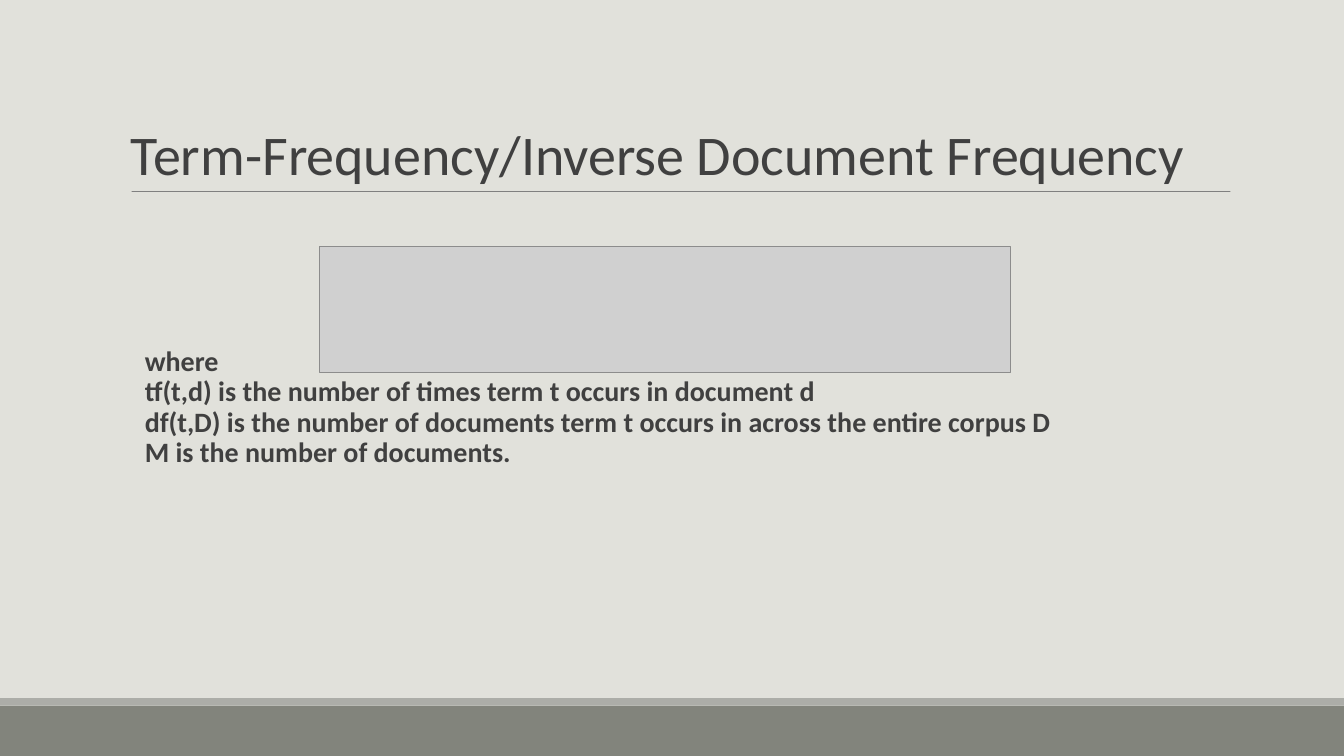
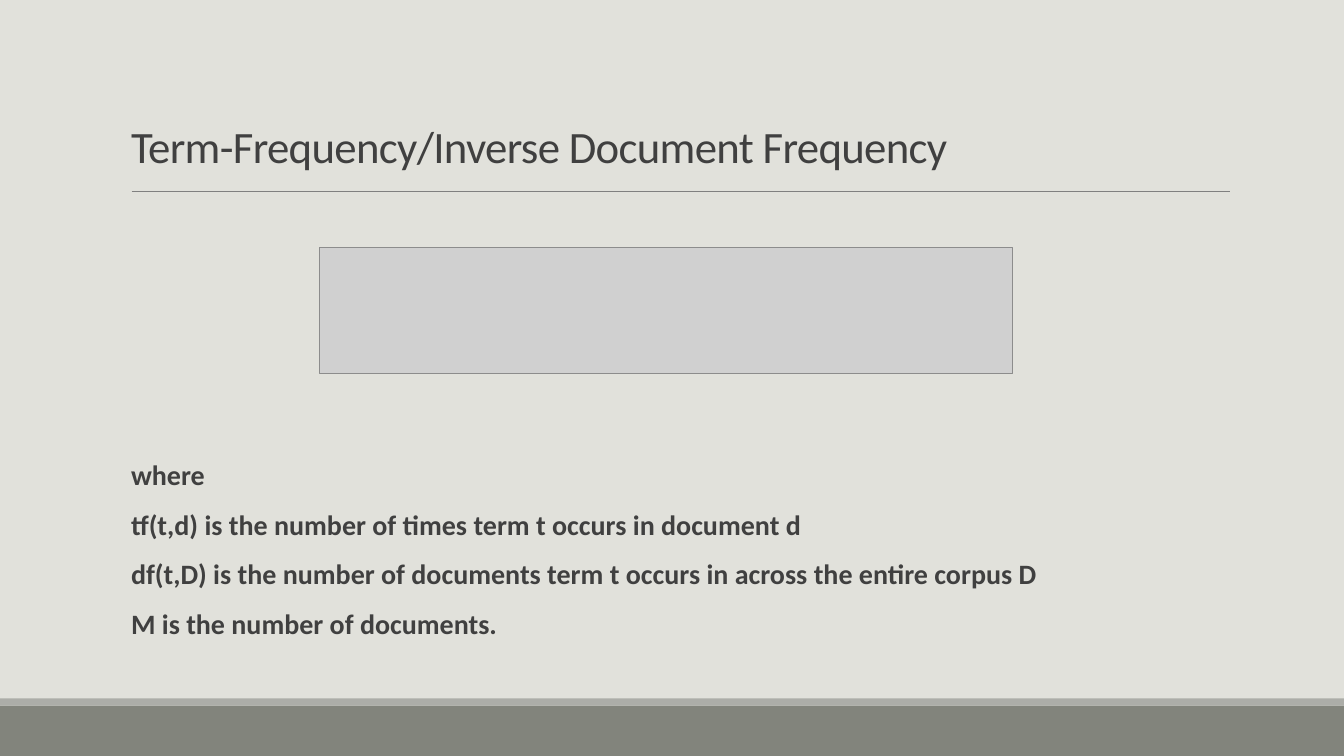
Before and after one commit to bmtober/ec4747-alt, a slide deck: slide 23 of presentation/EC4747Presentation.pptx (slide 20 before the commit). Drawn at 1344x756 pixels with LibreOffice and Linux fonts; fonts in the diff are those of the drawing; grey boxes stand for pictures. Boxes give left, top, right and bottom in pixels: in the first picture for what was removed or moved away, otherwise in the second. Text is boxed around its words. In the diff, an @@ line names an element or a change of style, - is before the commit and + after.

```diff
--- a/presentation/EC4747Presentation.pptx
+++ b/presentation/EC4747Presentation.pptx
@@ title "Term-Frequency/Inverse Document Frequency" at (x1=131, y1=132, x2=948, y2=170): size 40 to 32 pt, letter spacing 0 to -0.5 pt @@
@@ text "where" at (x1=131, y1=465, x2=1037, y2=634): indent changed; more space between paragraphs @@
```
Also in this commit, not shown: 32 other slides changed, 8 slides added, 7 slides removed, 1 other file.
